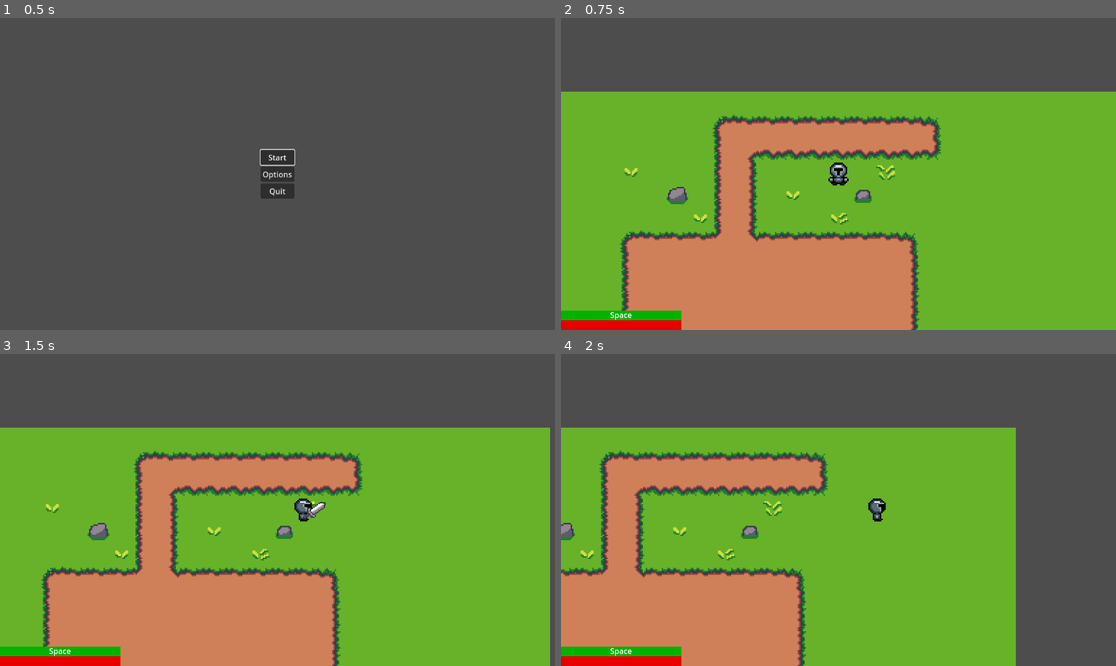
Above: before the commit, frames 1-4 (two rows, left to right).
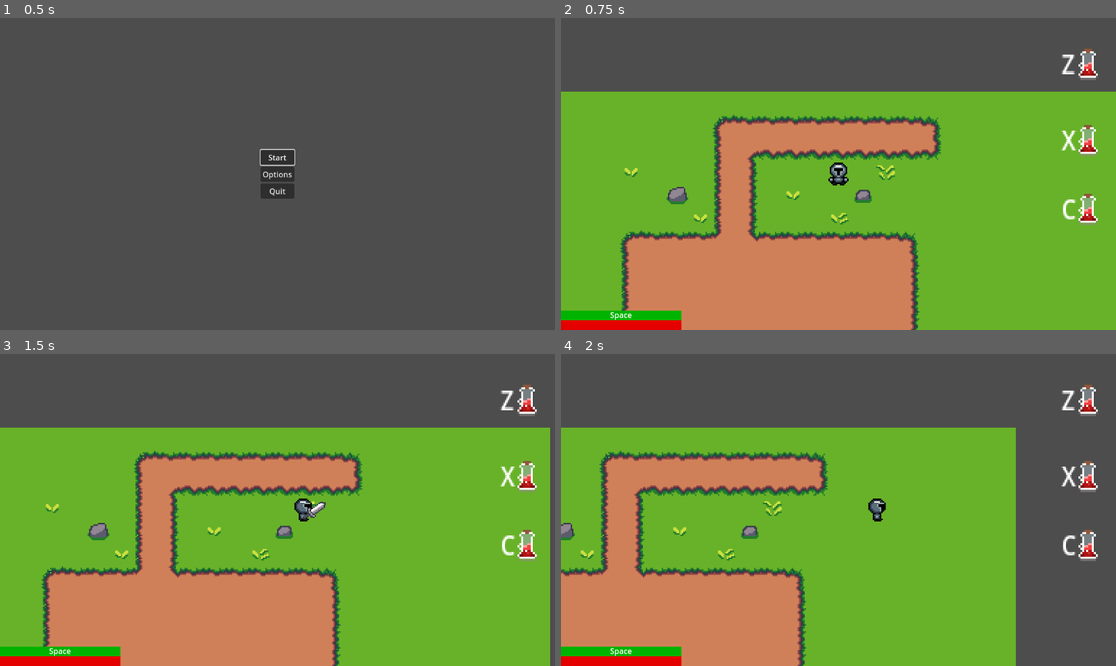
Above: after the commit, the same moments.

Repository: boothe0/CS386GodotProject
Game: Godot game, scene res://scenes/title_screen.tscn
The game is run twice, just before and just after one commit, with the same random seed, the same clock (stepped at 60 frames per second) and the same inputs.
Inputs (mouse positions are in pixels of both pictures, inside the frame that each line leads up to):
- Up to frame 1 (0.5 s): no input
- Up to frame 2 (0.75 s): click "Start" at 0.5 s
- Up to frame 3 (1.5 s): move the mouse to (399, 494) at 1.27 s; hold D (move_right) from 1.28 s (still down); click (399, 494) at 1.35 s
- Up to frame 4 (2 s): keep holding D (move_right)

Frame 1 is identical in both runs. In frame 2, 1.0% of the frame differs, in the area x 90-97%, y 9-67%; in frame 3, 1.0%; in frame 4, 1.0%.

Commit message:
added ui elements for consumables

Diff:
--- a/cs386gameproject/scenes/main_scene.tscn
+++ b/cs386gameproject/scenes/main_scene.tscn
@@ -1,4 +1,3 @@
-
 [gd_scene load_steps=14 format=4 uid="uid://duvy8pdxnjdmo"]
 
 [ext_resource type="PackedScene" uid="uid://cmxv3umec3ewx" path="res://scenes/player.tscn" id="1_6hm0t"]
@@ -6,9 +5,7 @@
 [ext_resource type="Texture2D" uid="uid://b1blnn5c1g4b6" path="res://assets/16x16 Magical Forest Asset Pack/Tiles/Forest Tile.png" id="2_psmqu"]
 [ext_resource type="Script" path="res://scripts/stamina_bar.gd" id="4_2cfse"]
 [ext_resource type="Script" path="res://scripts/health_bar.gd" id="4_d7btm"]
-
-[ext_resource type="Texture2D" uid="uid://dt6rcat0j8ruc" path="res://assets/16x16 Magical Forest Asset Pack/Weapons/sword.png" id="7_4u7mj"]
-[ext_resource type="Texture2D" uid="uid://dpgfy6i08x4e7" path="res://assets/Projectiles/Projectiles/bolt1UI.png" id="7_qaerf"]
+[ext_resource type="Texture2D" uid="uid://b1mrlmd7s1w8u" path="res://assets/VariPixels PotionsPack 02112022 Update/PotionsPack1.png" id="6_opgjy"]
 
 [sub_resource type="TileSetAtlasSource" id="TileSetAtlasSource_df4cm"]
 texture = ExtResource("2_psmqu")
@@ -61,6 +58,10 @@
 
 [sub_resource type="StyleBoxFlat" id="StyleBoxFlat_omlwu"]
 bg_color = Color(0.898275, 2.59906e-06, 1.2514e-06, 1)
+
+[sub_resource type="AtlasTexture" id="AtlasTexture_4v2qi"]
+atlas = ExtResource("6_opgjy")
+region = Rect2(0, 0, 30, 30)
 
 [node name="MainScene" type="Node2D"]
 position = Vector2(-509, -312)
@@ -125,7 +126,67 @@
 show_percentage = false
 script = ExtResource("4_d7btm")
 
+[node name="ConsumableSlot1" type="TextureRect" parent="PlayerUI"]
+clip_contents = true
+anchors_preset = 1
+anchor_left = 1.0
+anchor_right = 1.0
+offset_left = -122.0
+offset_top = -1.0
+offset_right = -82.0
+offset_bottom = 39.0
+grow_horizontal = 0
+scale = Vector2(3, 3.48)
+texture = SubResource("AtlasTexture_4v2qi")
+
+[node name="Label" type="Label" parent="PlayerUI/ConsumableSlot1"]
+layout_mode = 0
+offset_left = 3.33333
+offset_top = 15.5172
+offset_right = 43.3333
+offset_bottom = 38.5172
+text = "Z"
+
+[node name="ConsumableSlot2" type="TextureRect" parent="PlayerUI"]
+clip_contents = true
+anchors_preset = 1
+anchor_left = 1.0
+anchor_right = 1.0
+offset_left = -122.0
+offset_top = 157.0
+offset_right = -82.0
+offset_bottom = 197.0
+grow_horizontal = 0
+scale = Vector2(3, 3.48)
+texture = SubResource("AtlasTexture_4v2qi")
+
+[node name="Label" type="Label" parent="PlayerUI/ConsumableSlot2"]
+layout_mode = 0
+offset_left = 3.33333
+offset_top = 15.5172
+offset_right = 43.3333
+offset_bottom = 38.5172
+text = "X"
+
+[node name="ConsumableSlot3" type="TextureRect" parent="PlayerUI"]
+clip_contents = true
+anchors_preset = 1
+anchor_left = 1.0
+anchor_right = 1.0
+offset_left = -122.0
+offset_top = 300.0
+offset_right = -82.0
+offset_bottom = 340.0
+grow_horizontal = 0
+scale = Vector2(3, 3.48)
+texture = SubResource("AtlasTexture_4v2qi")
+
+[node name="Label" type="Label" parent="PlayerUI/ConsumableSlot3"]
+layout_mode = 0
+offset_left = 3.33333
+offset_top = 15.5172
+offset_right = 43.3333
+offset_bottom = 38.5172
+text = "C"
 
 [node name="SpawnTimer" type="Timer" parent="."]
-
-[node name="SpawnTimer" type="Timer" parent="."]
